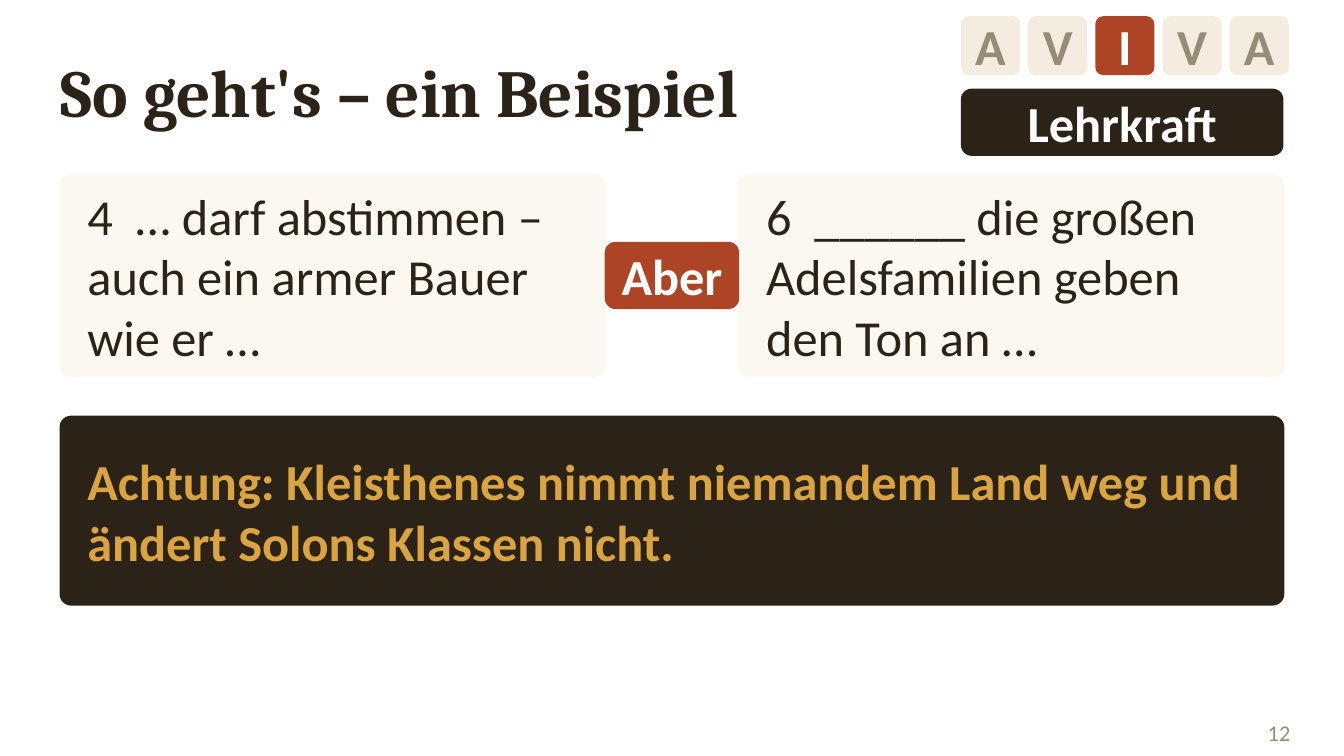
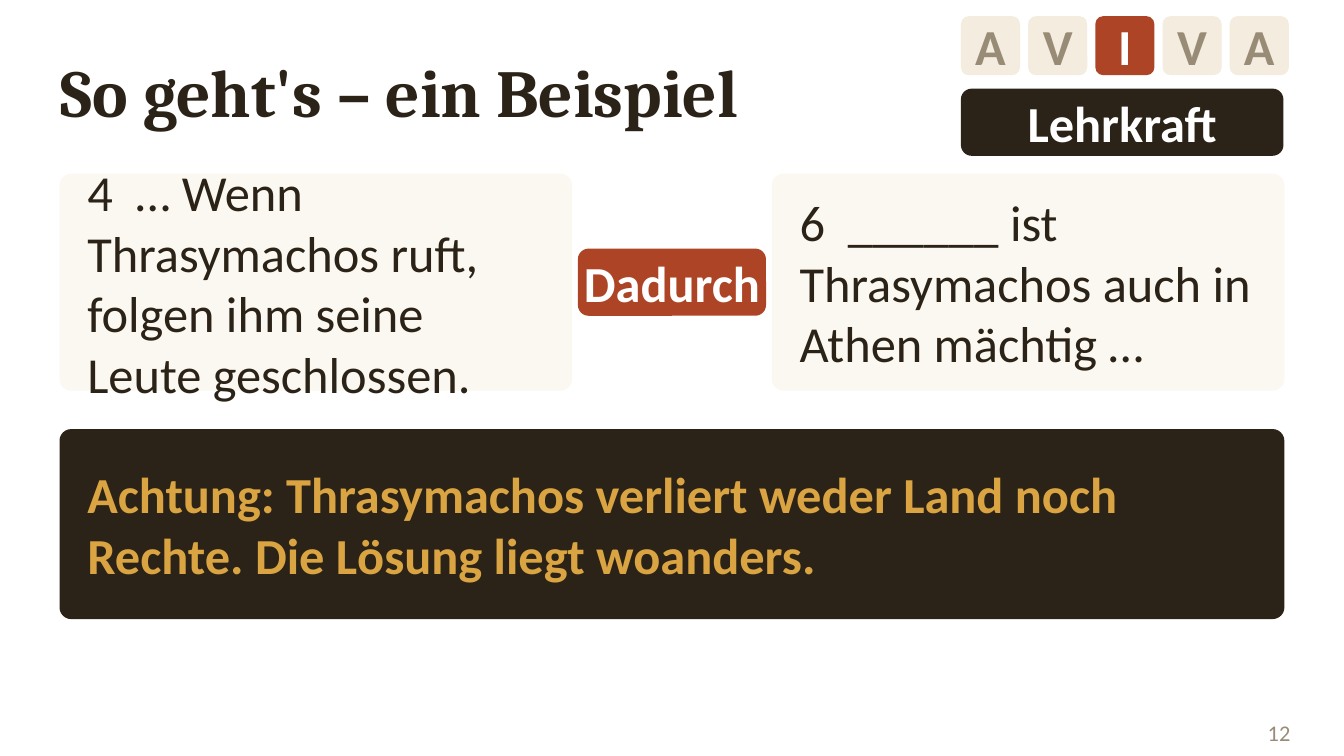
Before and after one commit to golzkonstantin-gif/Schule, a slide deck: slide 12 of Geschichte_11/Stunde_Kleisthenes/Folien_Kleisthenes.pptx. Drawn at 1344x756 pixels with LibreOffice and Linux fonts; fonts in the diff are those of the drawing. Boxes give left, top, right and bottom in pixels: in the first picture for what was removed or moved away, otherwise in the second. Text is boxed around its words. In the diff, an @@ line names an element or a change of style, - is before the commit and + after.

```diff
--- a/Geschichte_11/Stunde_Kleisthenes/Folien_Kleisthenes.pptx
+++ b/Geschichte_11/Stunde_Kleisthenes/Folien_Kleisthenes.pptx
@@ rounded rectangle: place and size @@
-rounded rectangle at bbox=[60, 175, 605, 376]
+rounded rectangle at bbox=[60, 175, 571, 390]
@@ rounded rectangle at bbox=[60, 175, 571, 390]: proportions changed @@
@@ text at bbox=[87, 178, 479, 402]: text changed @@
-4 … darf abstimmen – auch ein armer Bauer wie er …
+4 … Wenn Thrasymachos ruft, folgen ihm seine Leute geschlossen.
@@ rounded rectangle at bbox=[773, 175, 1284, 390]: proportions changed @@
@@ rounded rectangle: place and size @@
-rounded rectangle at bbox=[739, 175, 1284, 376]
+rounded rectangle at bbox=[773, 175, 1284, 390]
@@ text at bbox=[800, 206, 1251, 371]: text changed @@
-6 ______ die großen Adelsfamilien geben den Ton an …
+6 ______ ist Thrasymachos auch in Athen mächtig …
@@ rounded rectangle "Dadurch": place and size @@
-rounded rectangle "Dadurch" at bbox=[605, 242, 739, 309]
+rounded rectangle "Dadurch" at bbox=[578, 249, 766, 316]
@@ text in rounded rectangle at bbox=[584, 266, 760, 303]: text changed @@
-Aber
+Dadurch
@@ rounded rectangle: place and size @@
-rounded rectangle at bbox=[60, 417, 1284, 605]
+rounded rectangle at bbox=[60, 430, 1284, 618]
@@ text at bbox=[87, 477, 1117, 583]: text changed @@
-Achtung: Kleisthenes nimmt niemandem Land weg und ändert Solons Klassen nicht.
+Achtung: Thrasymachos verliert weder Land noch Rechte. Die Lösung liegt woanders.
```
Also in this commit, not shown: 11 other slides changed, 19 other files.
